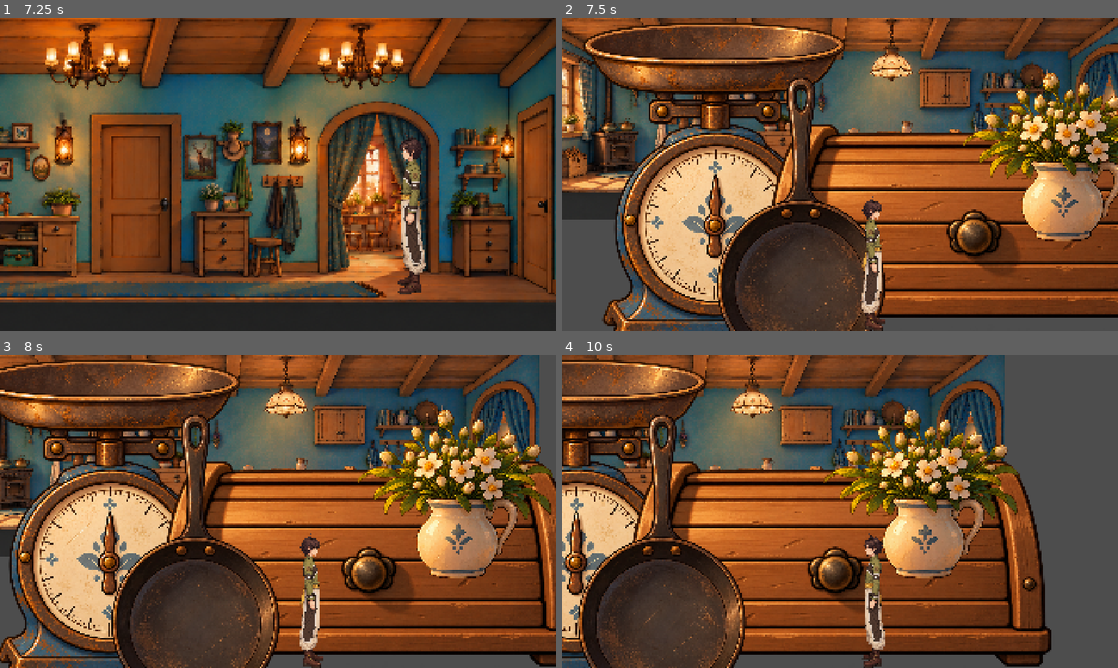
Above: before the commit, frames 1-4 (two rows, left to right).
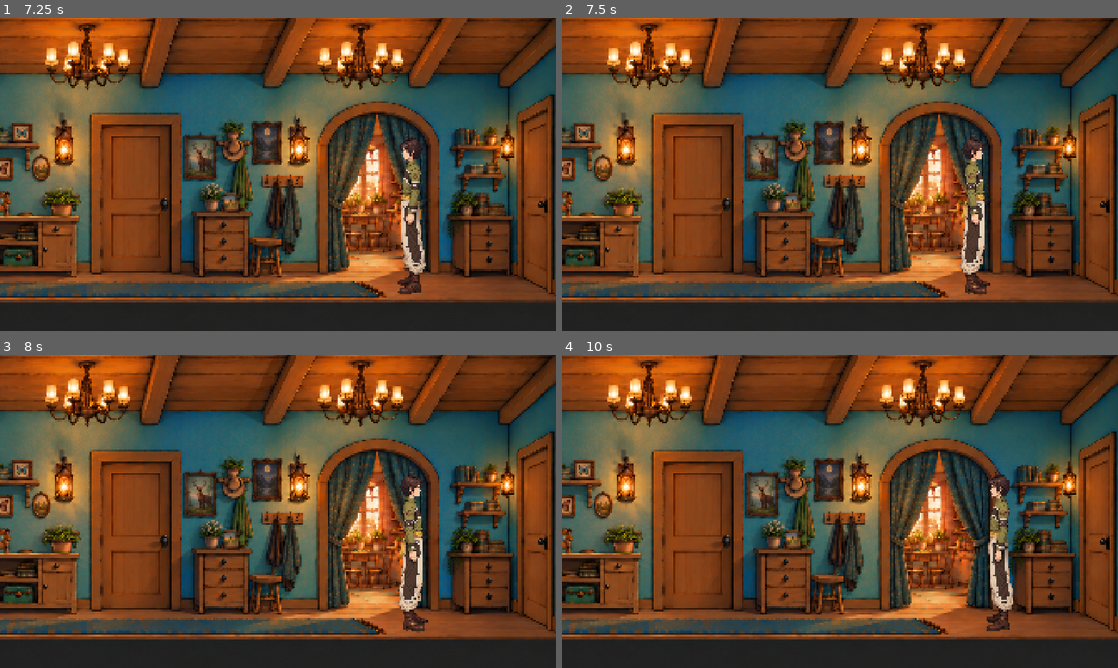
Above: after the commit, the same moments.

Repository: Alona674/WhoAmI
Game: Godot game, scene res://scenes/rooms/corridor.tscn
Same seed, same stepped clock (60 frames per second), same inputs: the game is played once before the commit and once after it. This scene is started directly instead of the project's main scene.
Inputs (mouse positions are in pixels of both pictures, inside the frame that each line leads up to):
- Up to frame 1 (7.25 s): tap Enter (ui_accept) at 0.5, 0.77, 1.25, 1.52, 3.02, 3.77, 4.52, 5.75, 6.02, 6.77 s; move the mouse to (400, 158) at 0.52 s; hold E (interact) 0.53-1.28 s; hold D (move_right) 0.53-2.03 s; click (400, 158) at 0.67 s; move the mouse to (166, 190) at 1.27 s; tap E (interact) every 1.5 s from 1.35 to 5.85 s; move the mouse to (333, 105) at 2.02 s; hold A (move_left) 2.03-2.78 s; hold E (interact) 2.03-2.78 s; move the mouse to (250, 237) at 2.77 s; hold D (move_right) 2.78-4.28 s; click (250, 237) at 2.92 s; move the mouse to (444, 221) at 3.52 s; hold E (interact) 3.53-4.28 s; move the mouse to (111, 127) at 4.27 s; hold A (move_left) 4.28-5.03 s; move the mouse to (305, 174) at 5.02 s; hold D (move_right) 5.03-5.78 s; hold E (interact) 5.03-5.78 s; click (305, 174) at 5.17 s; move the mouse to (194, 96) at 5.77 s; hold A (move_left) from 5.78 s (still down); move the mouse to (400, 158) at 6.52 s; hold E (interact) from 6.53 s (still down)
- Up to frame 2 (7.5 s): move the mouse to (728, 190) at 7.27 s; release A (move_left) at 7.28 s; release E (interact) at 7.28 s; hold D (move_right) from 7.28 s (still down); tap E (interact) at 7.35 s; click (728, 190) at 7.42 s
- Up to frame 3 (8 s): keep holding D (move_right); tap Enter (ui_accept) at 7.52 s
- Up to frame 4 (10 s): move the mouse to (895, 442) at 8.02 s; hold E (interact) 8.03-8.78 s; move the mouse to (812, 574) at 8.77 s; tap E (interact) at 8.85 s; tap Enter (ui_accept) at 9.02, 9.77 s; move the mouse to (1006, 558) at 9.52 s; release D (move_right) at 9.53 s; hold A (move_left) from 9.53 s (still down); hold E (interact) from 9.53 s (still down); click (1006, 558) at 9.67 s

Frame 1 is identical in both runs. In frame 2, 86% of the frame differs, in the area x 0-100%, y 0-100%; in frame 3, 88%; in frame 4, 91%.
Error in both runs: Cannot call method 'hide' on a null value. (res://scripts/dialogue/dialogue_manager.gd:19)

Commit message:
Add files via upload

Diff:
--- a/scenes/rooms/bedroom.tscn
+++ b/scenes/rooms/bedroom.tscn
@@ -44,6 +44,14 @@
 
 [node name="Player" parent="." unique_id=32208314 groups=["player"] instance=ExtResource("3_thvn2")]
 position = Vector2(0, 200)
+
+[node name="CanvasLayer" type="CanvasLayer" parent="." unique_id=855424012]
+
+[node name="Label" type="Label" parent="CanvasLayer" unique_id=564520720]
+visible = false
+offset_right = 40.0
+offset_bottom = 23.0
+text = "Е"
 
 [node name="Teddy" type="Area2D" parent="." unique_id=2146307104]
 script = ExtResource("4_khs6t")
--- a/scenes/rooms/corridor.tscn
+++ b/scenes/rooms/corridor.tscn
@@ -84,7 +84,7 @@
 
 [node name="KitchenDoor" type="Area2D" parent="." unique_id=1411205589]
 script = ExtResource("4_jf14u")
-target_scene = "uid://7nwoaa0r2m0v"
+dialogue_text = "неТ"
 
 [node name="kitchendoor_collision" type="CollisionShape2D" parent="KitchenDoor" unique_id=1015289749]
 position = Vector2(1085.5, 252)
